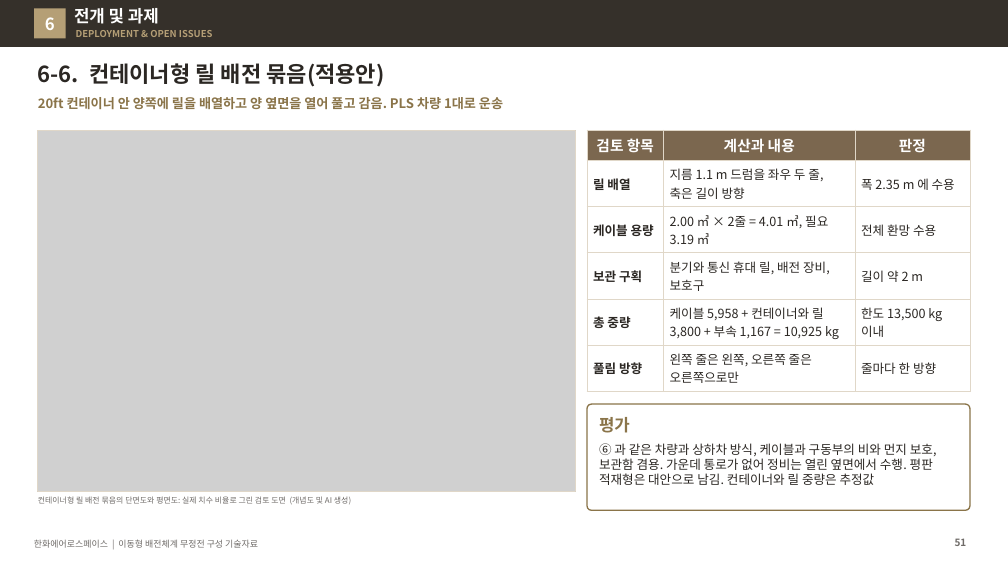
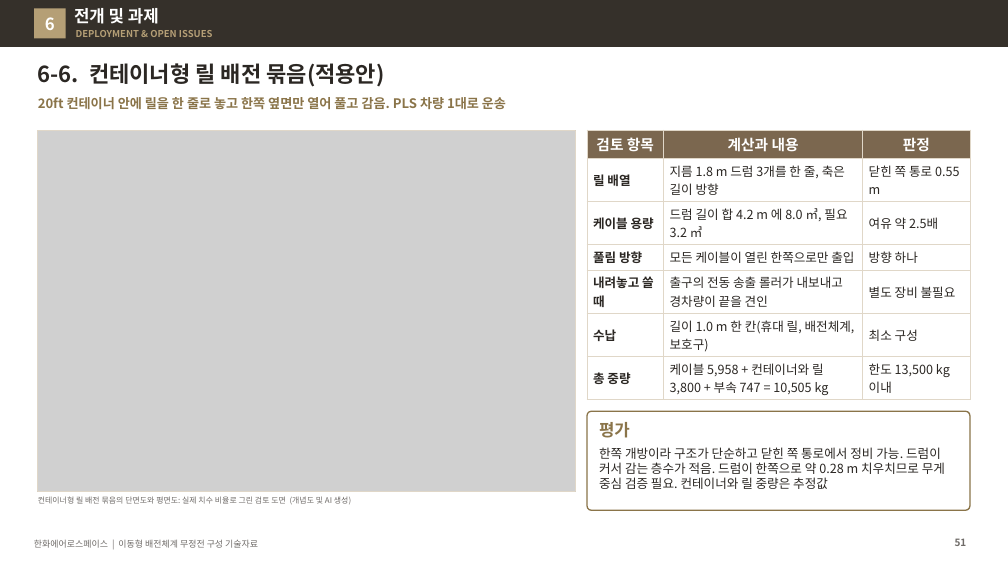
Before and after one commit to byunjd112-hue/headroom, a slide deck: slide 51 of mobile_ems/docs/out/IFPS_이동형배전체계_무정전구성_기술자료_Rev72.pptx. Drawn at 1008x567 pixels with LibreOffice and Linux fonts; fonts in the diff are those of the drawing; grey boxes stand for pictures. Boxes give left, top, right and bottom in pixels: in the first picture for what was removed or moved away, otherwise in the second. Text is boxed around its words. In the diff, an @@ line names an element or a change of style, - is before the commit and + after.

```diff
--- a/mobile_ems/docs/out/IFPS_이동형배전체계_무정전구성_기술자료_Rev72.pptx
+++ b/mobile_ems/docs/out/IFPS_이동형배전체계_무정전구성_기술자료_Rev72.pptx
@@ text at (38, 97, 506, 109): text changed @@
-20ft 컨테이너 안 양쪽에 릴을 배열하고 양 옆면을 열어 풀고 감음. PLS 차량 1대로 운송
+20ft 컨테이너 안에 릴을 한 줄로 놓고 한쪽 옆면만 열어 풀고 감음. PLS 차량 1대로 운송
@@ table at (587, 130, 969, 399) @@
-row 2: 릴 배열 | 지름 1.1 m 드럼을 좌우 두 줄, 축은 길이 방향 | 폭 2.35 m 에 수용
-row 3: 케이블 용량 | 2.00 ㎥ × 2줄 = 4.01 ㎥, 필요 3.19 ㎥ | 전체 환망 수용
-row 4: 보관 구획 | 분기와 통신 휴대 릴, 배전 장비, 보호구 | 길이 약 2 m
-row 5: 총 중량 | 케이블 5,958 + 컨테이너와 릴 3,800 + 부속 1,167 = 10,925 kg | 한도 13,500 kg 이내
-row 6: 풀림 방향 | 왼쪽 줄은 왼쪽, 오른쪽 줄은 오른쪽으로만 | 줄마다 한 방향
+row 2: 릴 배열 | 지름 1.8 m 드럼 3개를 한 줄, 축은 길이 방향 | 닫힌 쪽 통로 0.55 m
+row 3: 케이블 용량 | 드럼 길이 합 4.2 m 에 8.0 ㎥, 필요 3.2 ㎥ | 여유 약 2.5배
+row 4: 풀림 방향 | 모든 케이블이 열린 한쪽으로만 출입 | 방향 하나
+row 5: 내려놓고 쓸 때 | 출구의 전동 송출 롤러가 내보내고 경차량이 끝을 견인 | 별도 장비 불필요
+row 6: 수납 | 길이 1.0 m 한 칸(휴대 릴, 배전체계, 보호구) | 최소 구성
+row 7: 총 중량 | 케이블 5,958 + 컨테이너와 릴 3,800 + 부속 747 = 10,505 kg | 한도 13,500 kg 이내
@@ rounded rectangle: place and size @@
-rounded rectangle at (587, 405, 970, 510)
+rounded rectangle at (587, 411, 970, 510)
@@ rounded rectangle at (587, 411, 970, 510): proportions changed @@
@@ text "평가": place and size @@
-text "평가" at (599, 417, 630, 433)
+text "평가" at (599, 422, 630, 438)
@@ text at (599, 447, 945, 489): text changed @@
-⑥ 과 같은 차량과 상하차 방식, 케이블과 구동부의 비와 먼지 보호, 보관함 겸용. 가운데 통로가 없어 정비는 열린 옆면에서 수행. 평판 적재형은 대안으로 남김. 컨테이너와 릴 중량은 추정값
+한쪽 개방이라 구조가 단순하고 닫힌 쪽 통로에서 정비 가능. 드럼이 커서 감는 층수가 적음. 드럼이 한쪽으로 약 0.28 m 치우치므로 무게 중심 검증 필요. 컨테이너와 릴 중량은 추정값
```
Also in this commit, not shown: 3 other slides changed, 6 other files.
